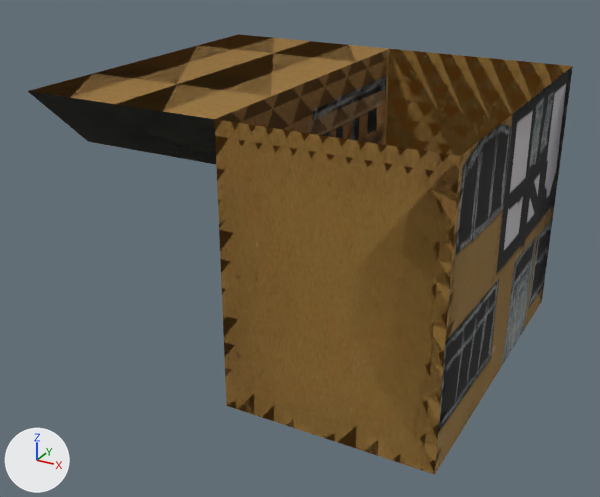
An edit to the glTF model assets/ag.gltf, drawn before and after from the same camera.
Before and after are seen from a 50 mm camera at (10.0, -26.2, 11.3) aimed at (-3.8, -1.2, -1.2). Arrows for +X, +Y and +Z are at lower left; the lights stay in place. Where no turn or scale is listed for an object, it has been applied to the vertices. Vertices at the same position are counted once.

The first picture shows 'Cube Inner', 'Cube Outer', 'Cube.002', 'Roof'.
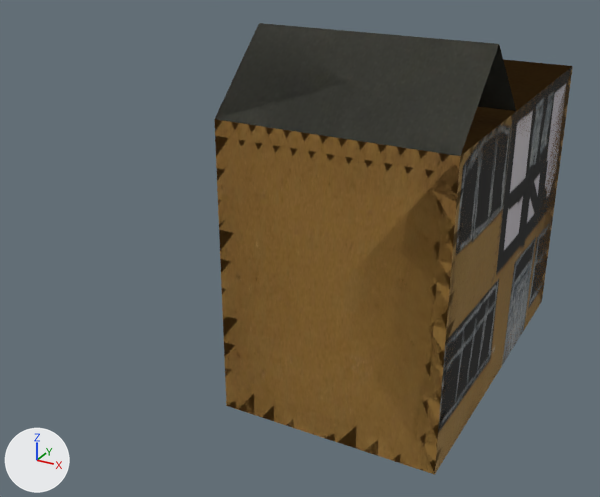
Pixel boxes [x1, y1, x2, y2] of what changed, in the pictures (600 x 497 px):
```json
{"object": "Cube Outer", "change": "surface changed", "before": [214, 49, 573, 352], "after": [214, 49, 573, 352]}
{"object": "Cube Inner", "change": "surface changed", "before": [214, 49, 573, 352], "after": [214, 49, 573, 352], "on screen": "black to brown"}
{"object": "Cube.002", "change": "surface changed, turned", "before": [28, 34, 387, 164], "after": [215, 23, 572, 156]}
{"object": "Roof", "change": "surface changed, turned", "before": [29, 34, 388, 161], "after": [215, 23, 569, 156]}
{"part": 1, "of": "me_cube_003", "change": "surface changed", "before": [216, 49, 573, 472], "after": [435, 66, 573, 472], "on screen": "black to brown"}
```

Scene script edits in JSON lines:
```json
{"op": "add", "block": "img_ag_tex_2x", "code": ["img_ag_tex_2x = load_image('ag_tex@2x', '_unpacked/ag_tex_2x', 2500, 2700, 'sRGB')"]}
{"op": "set", "path": "mat_material.texture", "old": "img_ag_tex", "new": "img_ag_tex_2x"}
{"block": "me_cube_003", "where": "me_cube_003.from_pydata(...)  # 8 vertices, 10 faces; spans x -3.75..3.75, y -6.5..6.5, z -5.0..5.0"}
{"block": "me_cube_003", "where": "# used by ob_cube_inner; location = (0.0, 0.0, 0.0)"}
{"block": "me_cube_003", "change": "me_cube_003 part 1: texture (UV) coordinates of 4 of 10 faces, centred in x -3.75..3.75, y -2.17..2.17, z -1.67..1.67, changed; they spanned u 0.3..0.7, v 0.22..0.9 and now span u 0.38..0.64, v 0.5..0.66"}
{"op": "set", "path": "ob_roof.rotation_euler", "old": "(0.0, 3.142, 0.0)", "new": "(0.0, 0.0, 0.0)", "note": "degrees (0, 180, 0) -> degrees (0, 0, 0)"}
```
